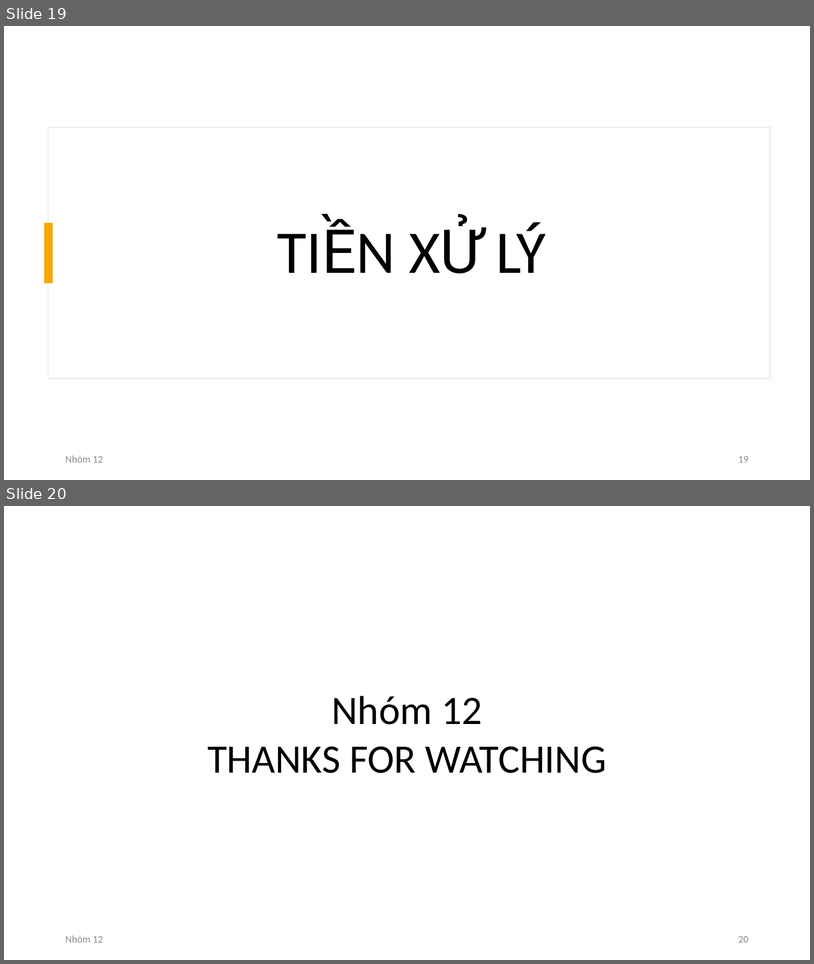
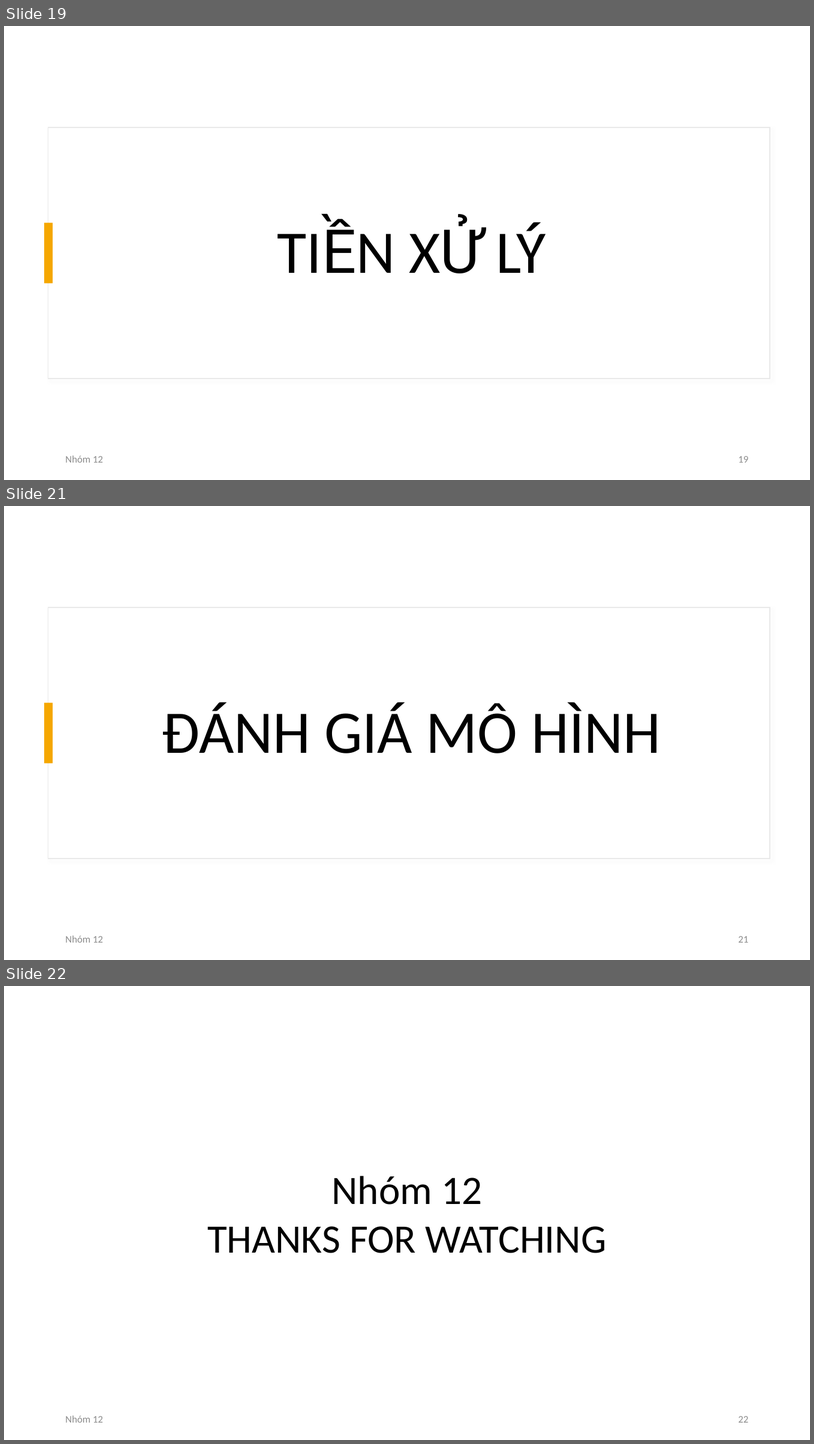
Before and after one commit to pdthuc/Project-Applied_Data_Science, a slide deck: Presentation/GIỚI THIỆU ĐỀ TÀI.pptx. Shown one above the other, each under a label of ours: slides 19 and 20 before the commit, slides 19, 21 and 22 after it; the slides between them are not shown. The pictures are 814x964 and 814x1444 pixels, drawn with LibreOffice and Linux fonts; fonts in the diff are those of the drawing. Boxes give left, top, right and bottom in pixels: in the first picture for what was removed or moved away, otherwise in the second. Text is boxed around its words. In the diff, an @@ line names an element or a change of style, - is before the commit and + after.

Commit message:
17/11 update slide

```diff
--- a/Presentation/GIỚI THIỆU ĐỀ TÀI.pptx
+++ b/Presentation/GIỚI THIỆU ĐỀ TÀI.pptx
@@ slide 21 added at bbox=[4, 506, 810, 960], background #FFFFFF; not listed: 2 template elements that a slide beside it also shows @@
@@ title added at bbox=[162, 702, 661, 753], 72 pt, text #000000 @@
+ĐÁNH GIÁ MÔ HÌNH
@@ text added at bbox=[65, 935, 103, 942], 12 pt, text #8C8C8C @@
+Nhóm 12
@@ page number added at bbox=[738, 936, 749, 942], 12 pt, text #8C8C8C @@
+21
@@ what was slide 20 is now slide 22 @@
@@ page number at bbox=[738, 1416, 749, 1422]: text changed @@
-20
+22
```
Also in this commit, not shown: 1 slide changed, 1 other slide added.
